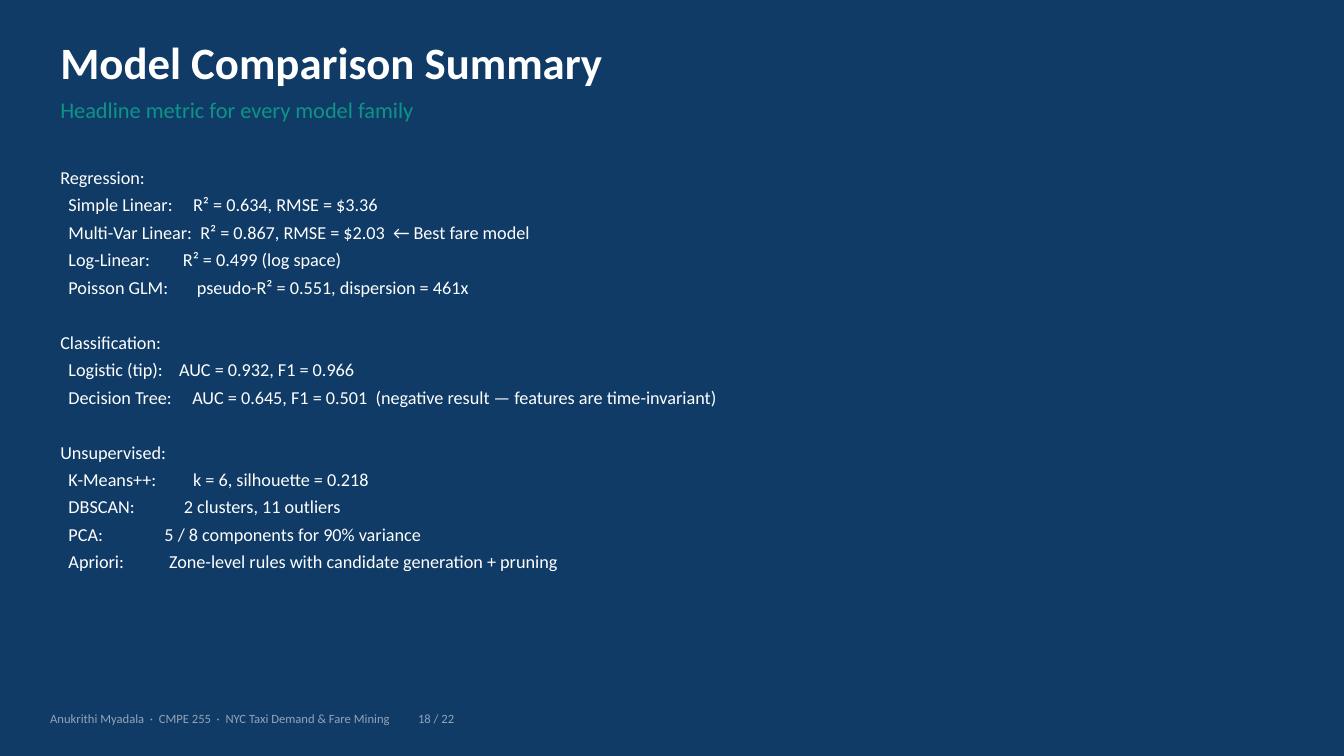
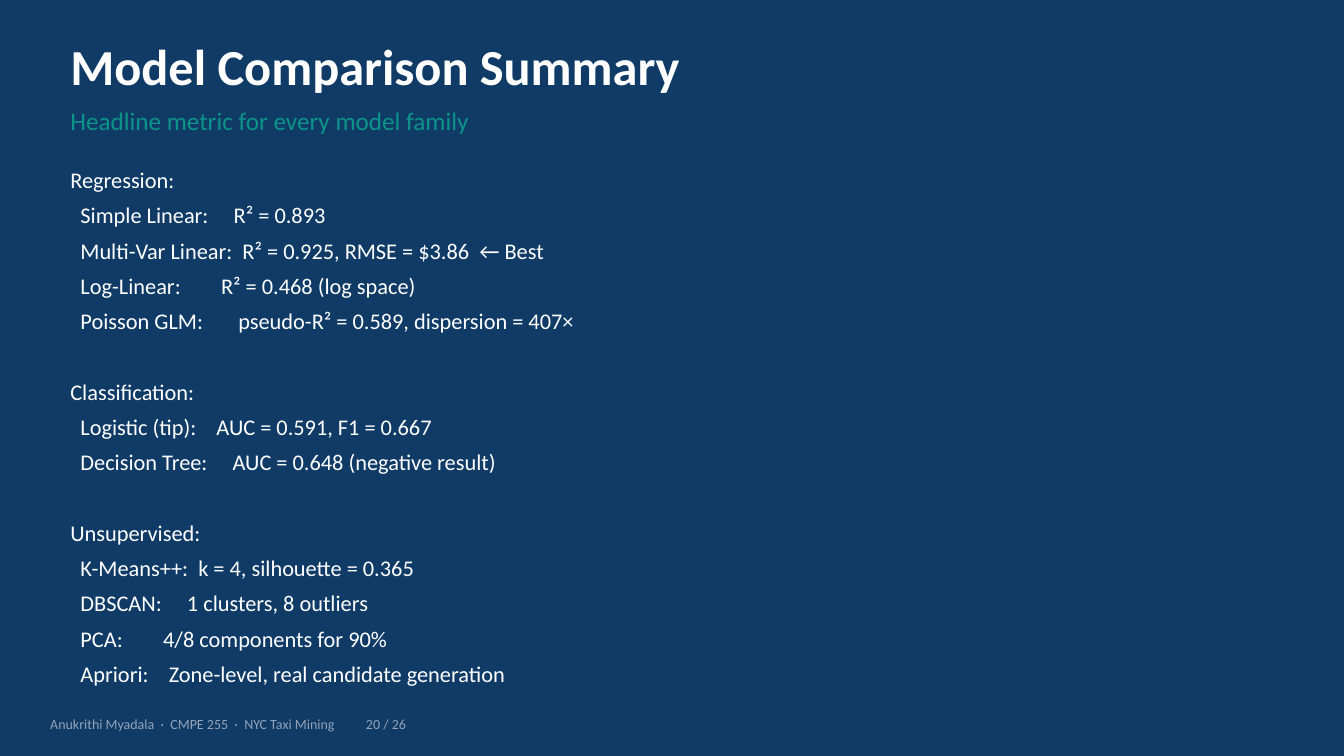
Before and after one commit to anu-myadala/255finalprojectanu, a slide deck: slide 20 of Taxi_Project_Presentation.pptx (slide 18 before the commit). Drawn at 1344x756 pixels with LibreOffice and Linux fonts; fonts in the diff are those of the drawing. Boxes give left, top, right and bottom in pixels: in the first picture for what was removed or moved away, otherwise in the second. Text is boxed around its words. In the diff, an @@ line names an element or a change of style, - is before the commit and + after.

```diff
--- a/Taxi_Project_Presentation.pptx
+++ b/Taxi_Project_Presentation.pptx
@@ text "Model Comparison Summary": place and size @@
-text "Model Comparison Summary" at box(60, 47, 602, 86)
+text "Model Comparison Summary" at box(70, 49, 680, 93)
@@ text "Model Comparison Summary" at box(70, 49, 680, 93): size 32 to 36 pt @@
@@ text "Headline metric for every model ...": place and size @@
-text "Headline metric for every model ..." at box(60, 102, 413, 122)
+text "Headline metric for every model ..." at box(70, 112, 468, 134)
@@ text "Headline metric for every model ..." at box(70, 112, 468, 134): size 16 to 18 pt @@
@@ text "Regression:": place and size @@
-text "Regression:" at box(60, 171, 716, 571)
+text "Regression:" at box(70, 172, 573, 686)
@@ text at box(70, 172, 200, 545): size 13 to 16 pt in "Regression:", "Classification:", "Unsupervised:"; more space between paragraphs @@
@@ text at box(80, 205, 573, 333): text changed; size 13 to 16 pt @@
-Simple Linear: R² = 0.634, RMSE = $3.36
-Multi-Var Linear: R² = 0.867, RMSE = $2.03 ← Best fare model
-Log-Linear: R² = 0.499 (log space)
-Poisson GLM: pseudo-R² = 0.551, dispersion = 461x
+Simple Linear: R² = 0.893
+Multi-Var Linear: R² = 0.925, RMSE = $3.86 ← Best
+Log-Linear: R² = 0.468 (log space)
+Poisson GLM: pseudo-R² = 0.589, dispersion = 407×
@@ text at box(80, 419, 495, 474): text changed; size 13 to 16 pt @@
-Logistic (tip): AUC = 0.932, F1 = 0.966
-Decision Tree: AUC = 0.645, F1 = 0.501 (negative result — features are time-invariant)
+Logistic (tip): AUC = 0.591, F1 = 0.667
+Decision Tree: AUC = 0.648 (negative result)
@@ text at box(80, 560, 505, 686): text changed; size 13 to 16 pt @@
-K-Means++: k = 6, silhouette = 0.218
-DBSCAN: 2 clusters, 11 outliers
-PCA: 5 / 8 components for 90% variance
-Apriori: Zone-level rules with candidate generation + pruning
+K-Means++: k = 4, silhouette = 0.365
+DBSCAN: 1 clusters, 8 outliers
+PCA: 4/8 components for 90%
+Apriori: Zone-level, real candidate generation
@@ text at box(50, 719, 406, 732): text changed; size 9 to 10 pt @@
-Anukrithi Myadala · CMPE 255 · NYC Taxi Demand & Fare Mining 18 / 22
+Anukrithi Myadala · CMPE 255 · NYC Taxi Mining 20 / 26
```
Also in this commit, not shown: 18 other slides changed, 7 slides added, 3 slides removed, 3 other files.
